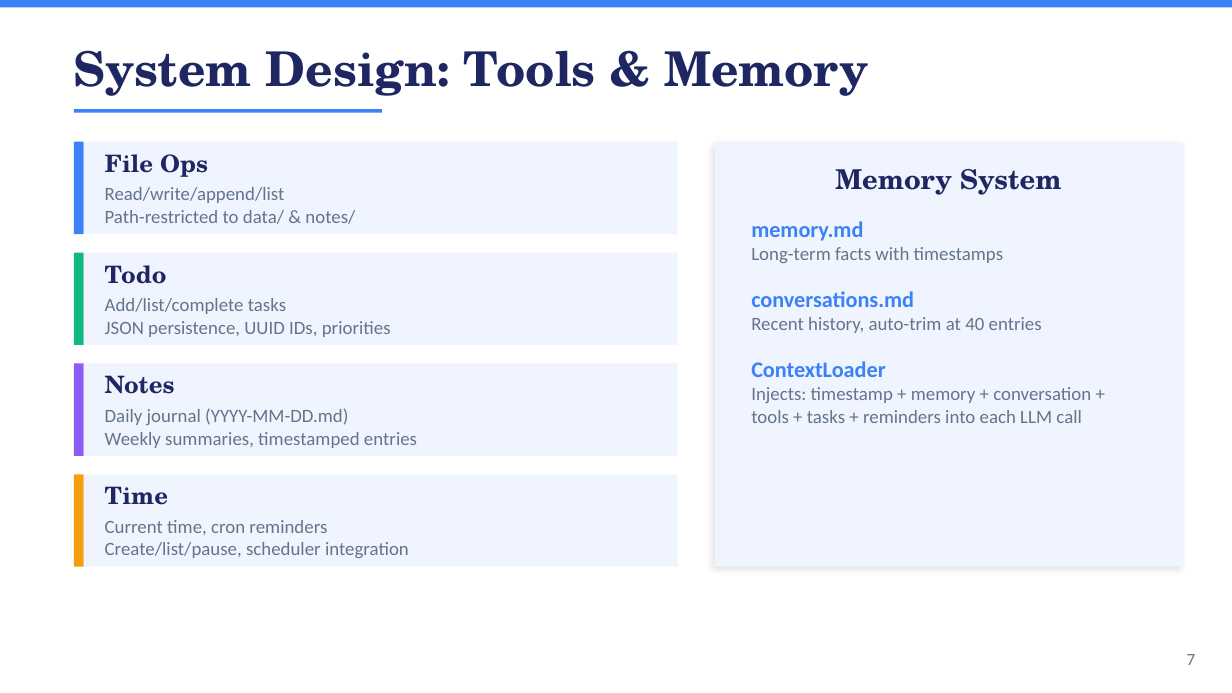
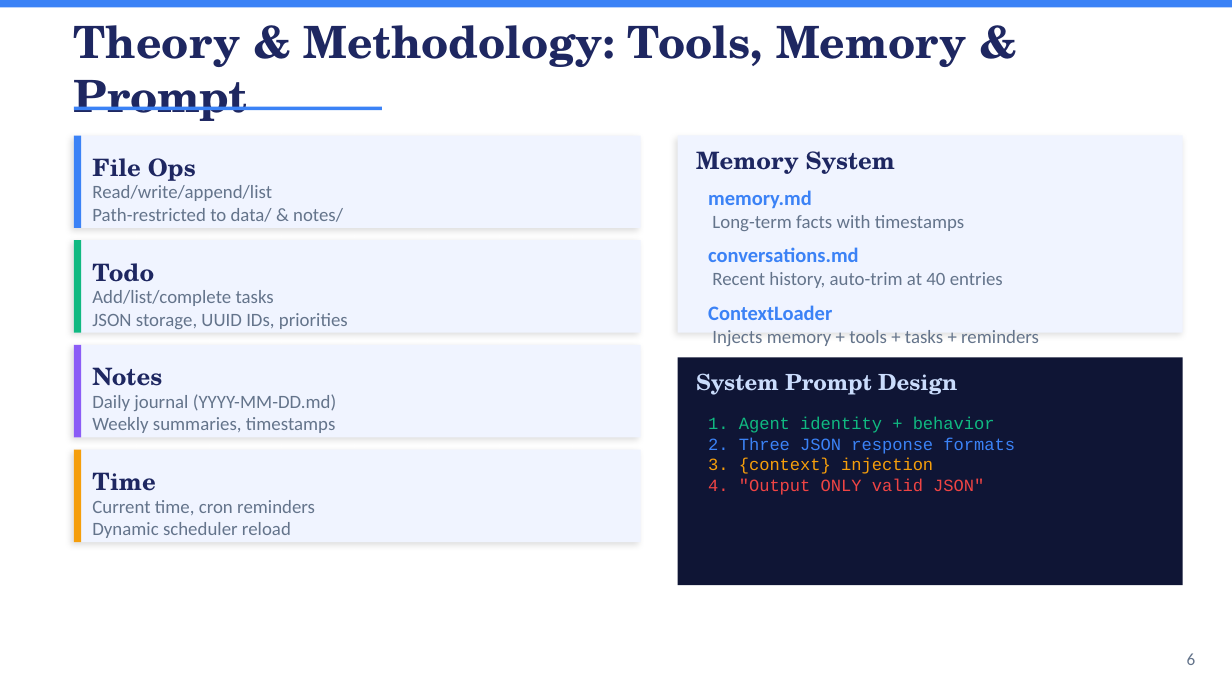
Before and after one commit to LIJianxuanLeo/liteclaw, a slide deck: slide 6 of docs/presentation.pptx (slide 7 before the commit). Drawn at 1232x693 pixels with LibreOffice and Linux fonts; fonts in the diff are those of the drawing. Boxes give left, top, right and bottom in pixels: in the first picture for what was removed or moved away, otherwise in the second. Text is boxed around its words. In the diff, an @@ line names an element or a change of style, - is before the commit and + after.

```diff
--- a/docs/presentation.pptx
+++ b/docs/presentation.pptx
@@ text at bbox=[74, 25, 966, 121]: text changed; size 28 to 26 pt @@
-System Design: Tools & Memory
+Theory & Methodology: Tools, Memory & Prompt
@@ rectangle: place and size @@
-rectangle at bbox=[74, 142, 84, 234]
+rectangle at bbox=[74, 136, 81, 228]
@@ rectangle: place and size @@
-rectangle at bbox=[84, 142, 678, 234]
+rectangle at bbox=[74, 136, 641, 228]
@@ text "File Ops": place and size @@
-text "File Ops" at bbox=[105, 154, 208, 177]
+text "File Ops" at bbox=[92, 158, 196, 181]
@@ rectangle: place and size @@
-rectangle at bbox=[715, 142, 1183, 567]
+rectangle at bbox=[678, 136, 1183, 333]
@@ text "Memory System": place and size @@
-text "Memory System" at bbox=[835, 169, 1062, 195]
+text "Memory System" at bbox=[696, 151, 895, 174]
@@ text "Memory System" at bbox=[696, 151, 895, 174]: size 16 to 14 pt; alignment centre to left @@
@@ text "memory.md": place and size @@
-text "memory.md" at bbox=[751, 221, 1091, 423]
+text "memory.md" at bbox=[708, 190, 1039, 346]
@@ text "Read/write/append/list": place and size @@
-text "Read/write/append/list" at bbox=[105, 187, 355, 224]
+text "Read/write/append/list" at bbox=[92, 185, 343, 222]
@@ text at bbox=[708, 190, 1003, 320]: size 13 to 12 pt in "memory.md", "conversations.md", "ContextLoader"; less space between paragraphs @@
@@ rectangle: place and size @@
-rectangle at bbox=[74, 253, 84, 345]
+rectangle at bbox=[74, 240, 81, 333]
@@ rectangle: place and size @@
-rectangle at bbox=[84, 253, 678, 345]
+rectangle at bbox=[74, 240, 641, 333]
@@ text "Todo": place and size @@
-text "Todo" at bbox=[105, 265, 167, 284]
+text "Todo" at bbox=[92, 263, 154, 282]
@@ text "Add/list/complete tasks": place and size @@
-text "Add/list/complete tasks" at bbox=[105, 298, 391, 337]
+text "Add/list/complete tasks" at bbox=[92, 290, 348, 329]
@@ text at bbox=[92, 313, 348, 329]: text changed @@
-JSON persistence, UUID IDs, priorities
+JSON storage, UUID IDs, priorities
@@ rectangle: place and size @@
-rectangle at bbox=[74, 363, 84, 456]
+rectangle at bbox=[74, 345, 81, 437]
@@ rectangle: place and size @@
-rectangle at bbox=[84, 363, 678, 456]
+rectangle at bbox=[74, 345, 641, 437]
@@ text "Notes": place and size @@
-text "Notes" at bbox=[105, 375, 175, 394]
+text "Notes" at bbox=[92, 367, 162, 386]
@@ rectangle added at bbox=[678, 357, 1183, 585], fill #0F1535 @@
@@ text at bbox=[712, 330, 1039, 346]: text changed @@
-Injects: timestamp + memory + conversation + tools + tasks + reminders into each LLM call
+Injects memory + tools + tasks + reminders
@@ text added at bbox=[696, 373, 957, 395], 13 pt, text #CADCFC, bold @@
+System Prompt Design
@@ text at bbox=[92, 417, 336, 433]: text changed @@
-Weekly summaries, timestamped entries
+Weekly summaries, timestamps
@@ text "Daily journal (YYYY-MM-DD.md)": place and size @@
-text "Daily journal (YYYY-MM-DD.md)" at bbox=[105, 408, 417, 448]
+text "Daily journal (YYYY-MM-DD.md)" at bbox=[92, 394, 336, 433]
@@ text added at bbox=[708, 416, 1015, 495], 10 pt, text #3B82F6 @@
+1. Agent identity + behavior
+2. Three JSON response formats
+3. {context} injection
+4. "Output ONLY valid JSON"
@@ shadow on in 4 elements at bbox=[74, 136, 641, 228], bbox=[74, 240, 641, 333], bbox=[74, 345, 641, 437], bbox=[74, 450, 641, 542] @@
@@ rectangle: place and size @@
-rectangle at bbox=[74, 474, 84, 567]
+rectangle at bbox=[74, 450, 81, 542]
@@ rectangle: place and size @@
-rectangle at bbox=[84, 474, 678, 567]
+rectangle at bbox=[74, 450, 641, 542]
@@ text "Time": place and size @@
-text "Time" at bbox=[105, 486, 168, 505]
+text "Time" at bbox=[92, 472, 155, 491]
@@ text "Current time, cron reminders": place and size @@
-text "Current time, cron reminders" at bbox=[105, 520, 409, 558]
+text "Current time, cron reminders" at bbox=[92, 500, 315, 538]
@@ text at bbox=[92, 522, 291, 538]: text changed @@
-Create/list/pause, scheduler integration
+Dynamic scheduler reload
@@ text at bbox=[1187, 653, 1196, 665]: text changed @@
-7
+6
```
Also in this commit, not shown: 6 other slides changed, 3 slides added, 3 slides removed, 4 other files.
